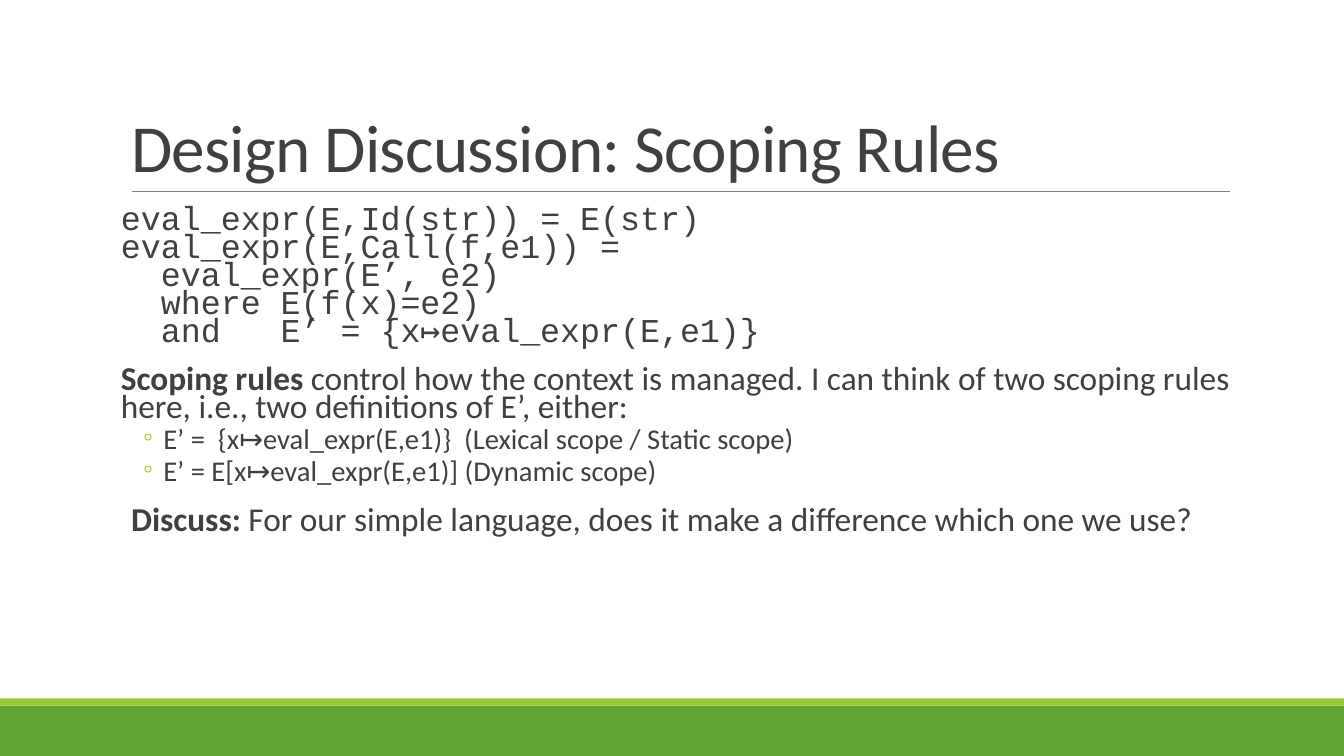
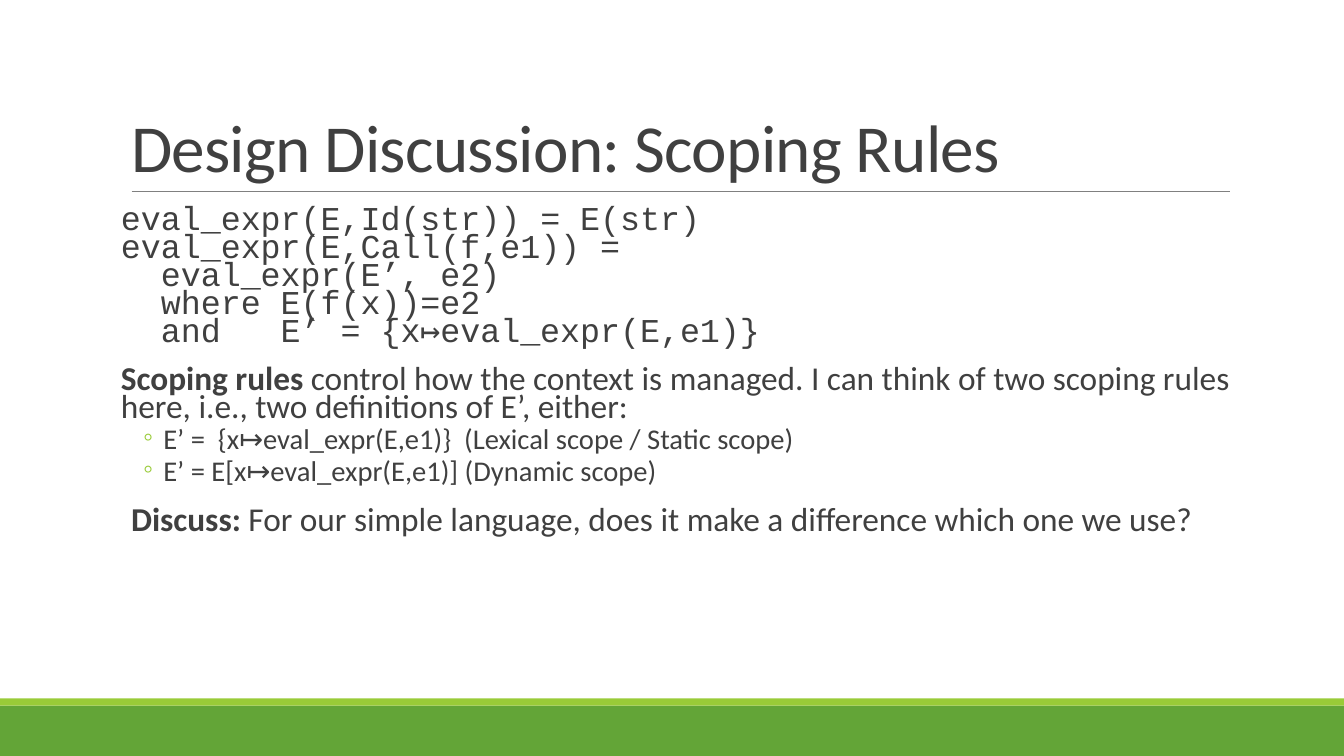
Before and after one commit to rbohrer/pl-course, a slide deck: slide 28 of LectureSlides/05Evaluators.pptx. Drawn at 1344x756 pixels with LibreOffice and Linux fonts; fonts in the diff are those of the drawing. Boxes give left, top, right and bottom in pixels: in the first picture for what was removed or moved away, otherwise in the second. Text is boxed around its words. In the diff, an @@ line names an element or a change of style, - is before the commit and + after.

```diff
--- a/LectureSlides/05Evaluators.pptx
+++ b/LectureSlides/05Evaluators.pptx
@@ text at [121,206,760,349]: text changed @@
-eval_expr(E,Id(str)) = E(str)
-eval_expr(E,Call(f,e1)) =
-eval_expr(E’, e2)
-where E(f(x)=e2)
-and E’ = {x↦eval_expr(E,e1)}
+eval_expr(E,Id(str)) = E(str)
+eval_expr(E,Call(f,e1)) =
+eval_expr(E’, e2)
+where E(f(x))=e2
+and E’ = {x↦eval_expr(E,e1)}
```
Also in this commit, not shown: 6 other slides changed.
